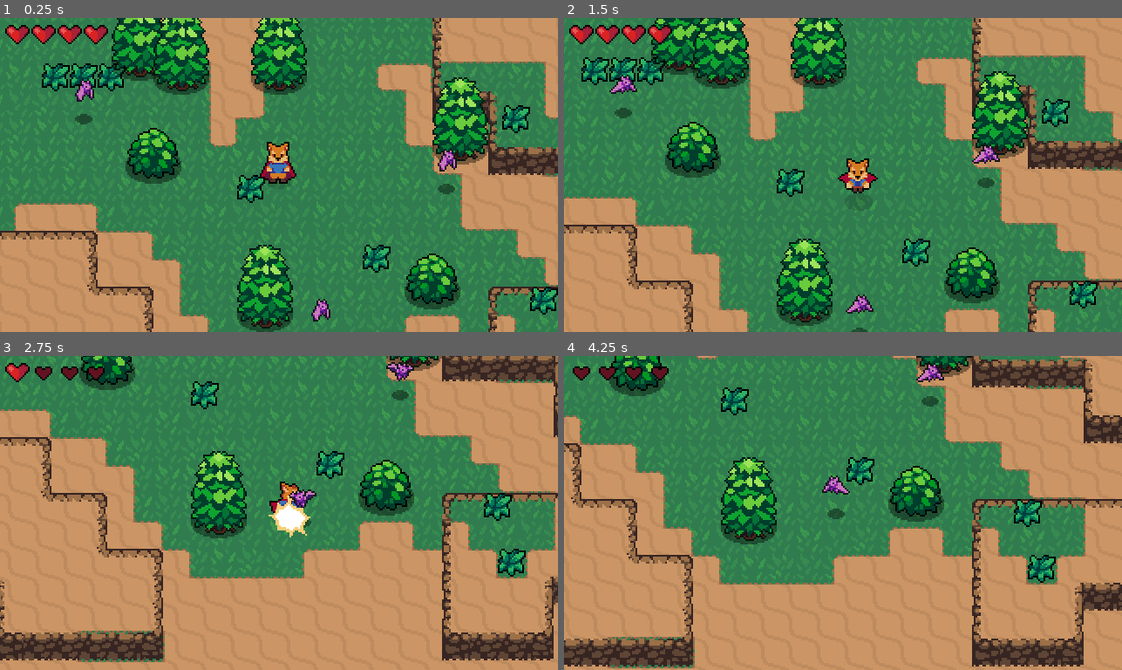
Above: before the commit, frames 1-4 (two rows, left to right).
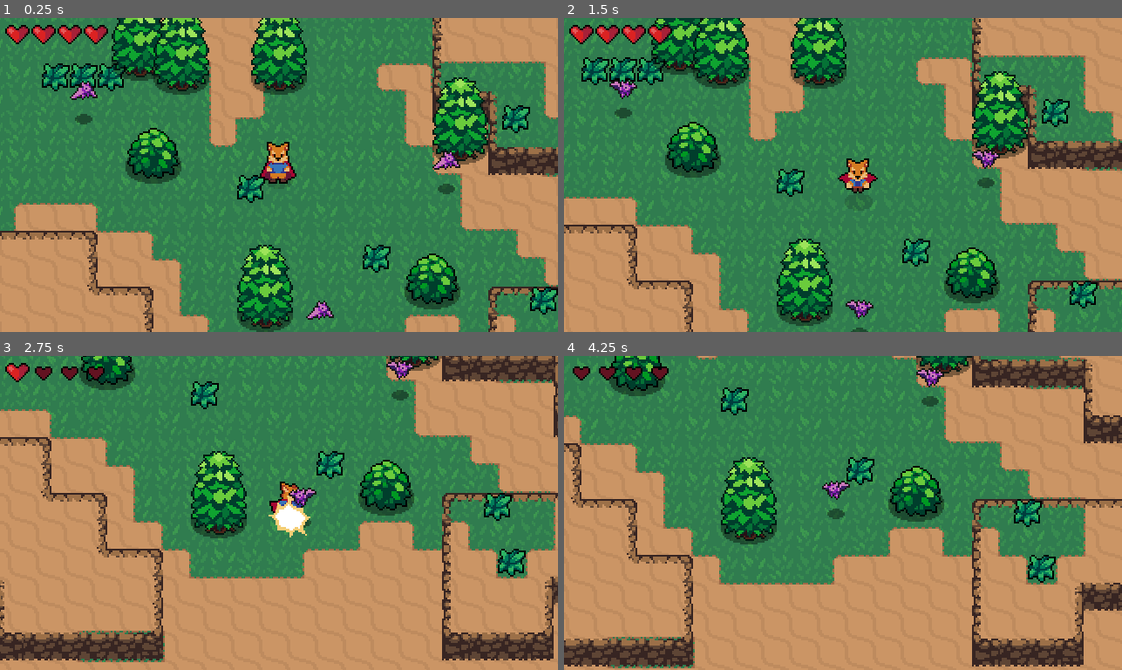
Above: after the commit, the same moments.

Repository: pedrocarne/action-game
Game: Godot game, scene res://World.tscn
Two runs of this game, one before a commit and one after it. Both use one fixed random seed, a clock stepped at 60 frames per second and the inputs below.
Inputs:
- Up to frame 1 (0.25 s): no input
- Up to frame 2 (1.5 s): hold Right (ui_right) 0.53-1.28 s; tap X (attack) at 0.6 s; hold Down (ui_down) from 1.28 s (still down); tap Z (rool) at 1.35 s
- Up to frame 3 (2.75 s): release Down (ui_down) at 2.03 s; hold Right (ui_right) from 2.03 s (still down); tap X (attack) at 2.1 s
- Up to frame 4 (4.25 s): release Right (ui_right) at 2.78 s; hold Up (ui_up) 2.78-3.53 s; tap Z (rool) at 2.85 s; hold Left (ui_left) from 3.53 s (still down); tap X (attack) at 3.6 s

The runs differ from the first frame. In frame 1, 0.4% of the frame differs, in the area x 12-83%, y 19-97%; in frame 2, 0.6%, in the area x 8-79%, y 18-96%; in frame 3, 0.3%; in frame 4, 0.4%.

Commit message:
making the scene functions

Diff:
--- a/Enemies/Bat.gd
+++ b/Enemies/Bat.gd
@@ -32,6 +32,7 @@
 			seek_player()
 		WANDER:
 			pass
+
 		CHASE:
 			var player = playerDetectionZone.player
 			if player != null:
--- a/Enemies/Bat.tscn
+++ b/Enemies/Bat.tscn
@@ -64,7 +64,7 @@
 [node name="Sprite" type="AnimatedSprite" parent="."]
 frames = SubResource( 6 )
 animation = "Fly"
-frame = 4
+frame = 3
 playing = true
 offset = Vector2( 0, -12 )
 
--- /dev/null
+++ b/Enemies/WanderController.gd
@@ -0,0 +1,13 @@
+extends Node2D
+
+export(int) var wander_range = 32
+
+onready var start_position = global_position
+onready var target_position = global_position
+
+func update_target_position():
+	var target_vector = Vector2(rand_range(-wander_range, wander_range), rand_range(-wander_range, wander_range))
+	target_position = start_position + target_position
+
+func _on_Timer_timeout():
+	update_target_position()
--- a/Enemies/WanderController.tscn
+++ b/Enemies/WanderController.tscn
@@ -1,3 +1,12 @@
-[gd_scene format=2]
+[gd_scene load_steps=2 format=2]
+
+[ext_resource path="res://Enemies/WanderController.gd" type="Script" id=1]
 
 [node name="WanderController" type="Node2D"]
+script = ExtResource( 1 )
+
+[node name="Timer" type="Timer" parent="."]
+one_shot = true
+autostart = true
+
+[connection signal="timeout" from="Timer" to="." method="_on_Timer_timeout"]
